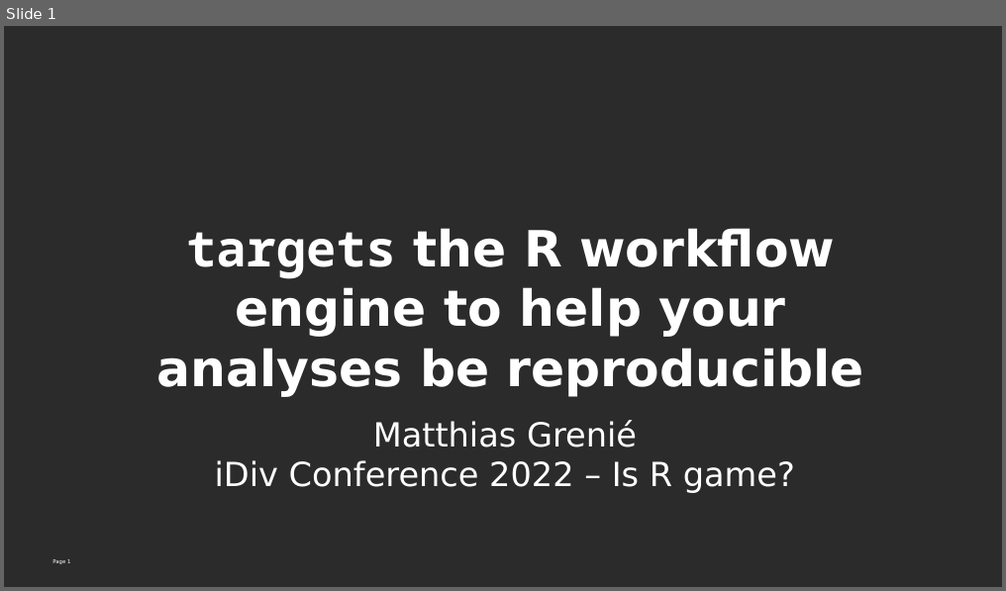
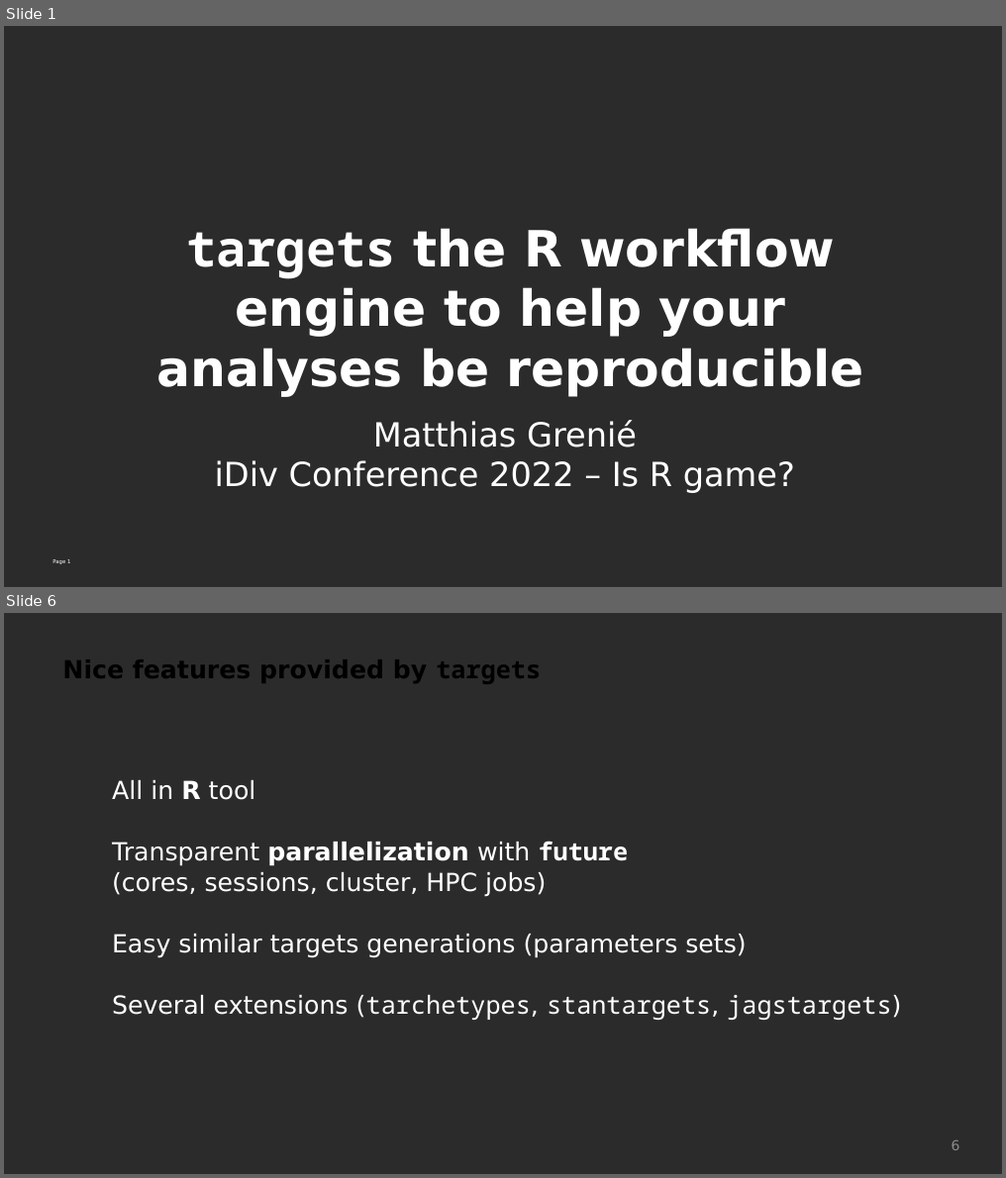
Before and after one commit to Rekyt/targets_presentation, a slide deck: idiv_conf_22_targets.odp. Shown one above the other, each under a label of ours: slide 1 before the commit, slides 1 and 6 after it; the slides between them are not shown. The pictures are 1006x591 and 1006x1178 pixels, drawn with LibreOffice and Linux fonts; fonts in the diff are those of the drawing; background and template pictures are left out; a plain dark background stands for a picture behind light text. Boxes give left, top, right and bottom in pixels: in the first picture for what was removed or moved away, otherwise in the second. Text is boxed around its words. In the diff, an @@ line names an element or a change of style, - is before the commit and + after.

```diff
--- a/idiv_conf_22_targets.odp
+++ b/idiv_conf_22_targets.odp
@@ slide 6 added at bbox=[4, 613, 1002, 1174], background picture (left out) @@
@@ text added at bbox=[62, 660, 541, 684], 18 pt, text #000000, bold @@
+Nice features provided by targets
@@ text added at bbox=[112, 780, 901, 1020], 18 pt, text #FFFFFF @@
+All in R tool
+Transparent parallelization with future
+(cores, sessions, cluster, HPC jobs)
+Easy similar targets generations (parameters sets)
+Several extensions (tarchetypes, stantargets, jagstargets)
@@ page number added at bbox=[951, 1141, 960, 1151], 10 pt, text #8B8B8B @@
+6
```
Also in this commit, not shown: 5 other slides added, 4 slides removed, 4 other files.
